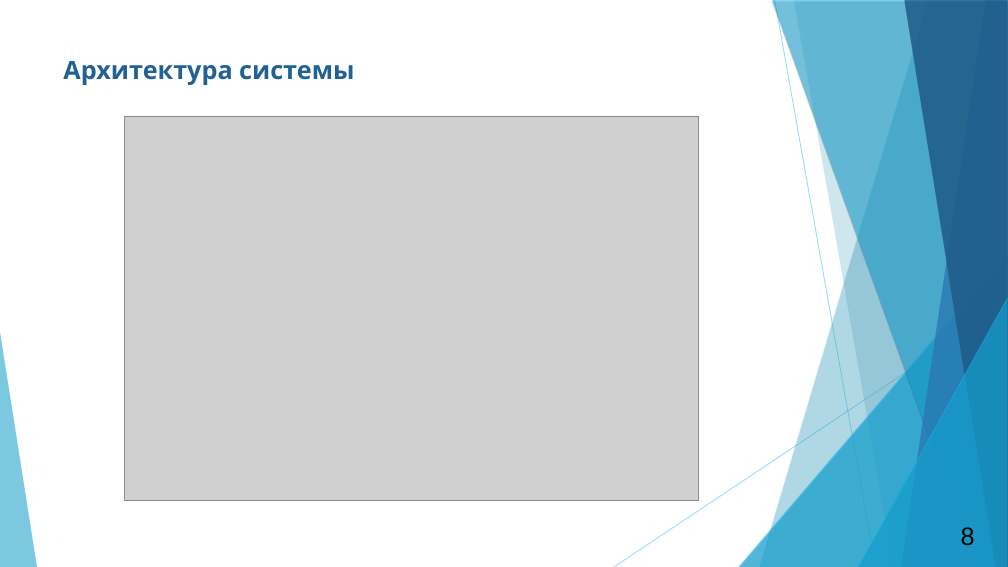
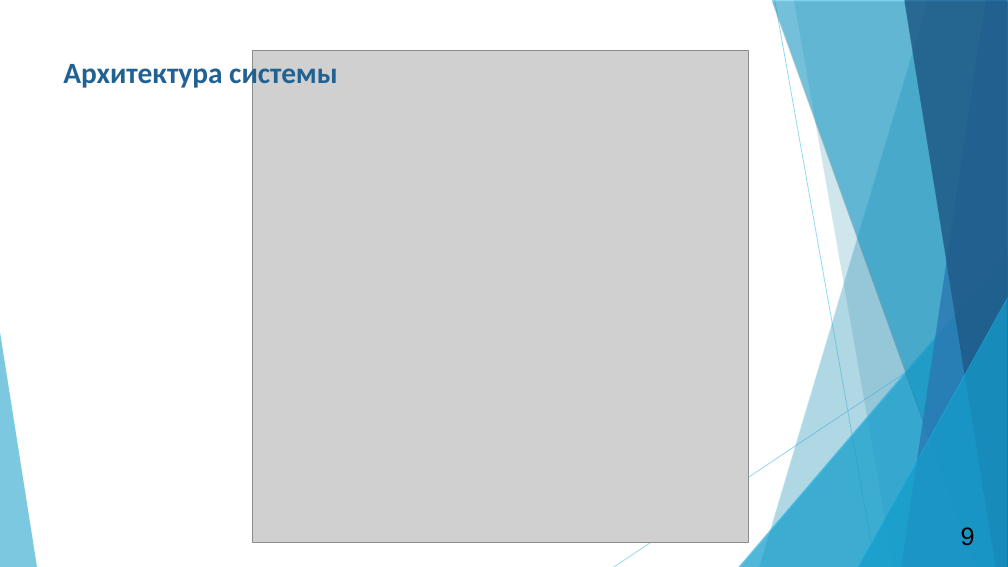
Before and after one commit to redmolle/BehavioralAnalysis, a slide deck: slide 9 of docs/Презентация/Презентация.pptx (slide 8 before the commit). Drawn at 1008x567 pixels with LibreOffice and Linux fonts; fonts in the diff are those of the drawing; grey boxes stand for pictures. Boxes give left, top, right and bottom in pixels: in the first picture for what was removed or moved away, otherwise in the second. Text is boxed around its words. In the diff, an @@ line names an element or a change of style, - is before the commit and + after.

```diff
--- a/docs/Презентация/Презентация.pptx
+++ b/docs/Презентация/Презентация.pptx
@@ text "Архитектура системы" at bbox=[63, 59, 338, 91]: size 24 to 28 pt, font Karla to Calibri @@
@@ picture: place and size @@
-picture at bbox=[125, 116, 699, 501]
+picture at bbox=[253, 51, 748, 543]
@@ page number at bbox=[961, 527, 975, 546]: text changed @@
-8
+9
```
Also in this commit, not shown: 11 other slides changed, 2 slides added, 1 slide removed, 6 other files.
